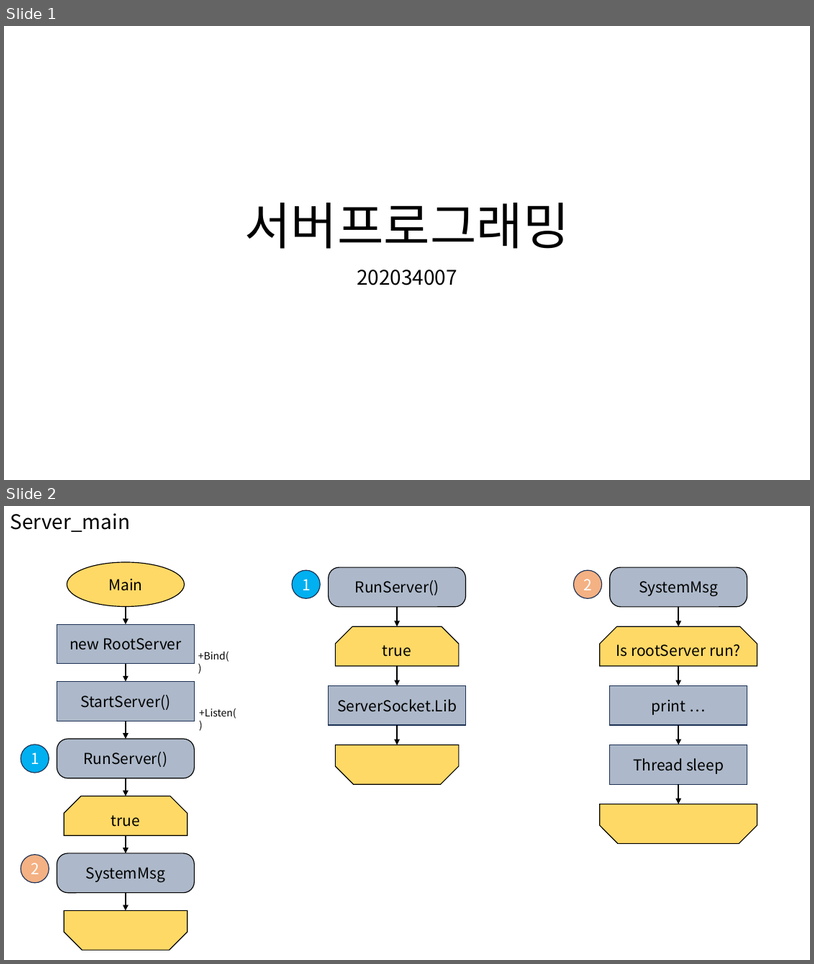
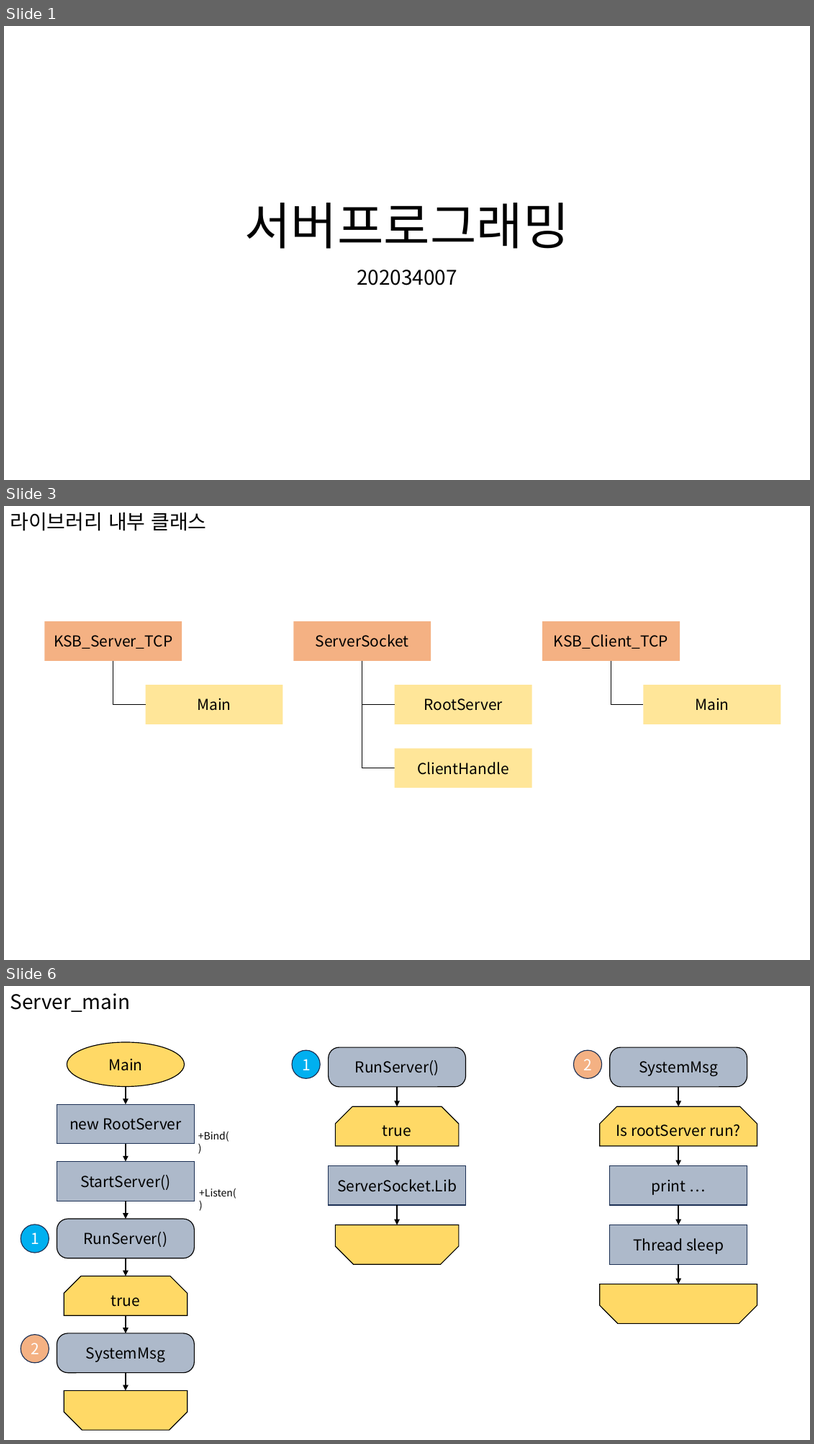
Before and after one commit to rlatjrqja/Server3, a slide deck: 서버프로그래밍.pptx. Shown one above the other, each under a label of ours: slides 1 and 2 before the commit, slides 1, 3 and 6 after it; the slides between them are not shown. The pictures are 814x964 and 814x1444 pixels, drawn with LibreOffice and Linux fonts; fonts in the diff are those of the drawing. Boxes give left, top, right and bottom in pixels: in the first picture for what was removed or moved away, otherwise in the second. Text is boxed around its words. In the diff, an @@ line names an element or a change of style, - is before the commit and + after.

```diff
--- a/서버프로그래밍.pptx
+++ b/서버프로그래밍.pptx
@@ slide 3 added at [4,506,810,960], background #FFFFFF @@
@@ title added at [10,512,206,531], 24 pt, text #000000 @@
+라이브러리 내부 클래스
@@ rectangle added at [44,621,182,661], fill #F4B183, 18 pt, text #000000 @@
+KSB_Server_TCP
@@ rectangle added at [293,621,431,661], fill #F4B183, 18 pt, text #000000 @@
+ServerSocket
@@ rectangle added at [543,621,680,661], fill #F4B183, 18 pt, text #000000 @@
+KSB_Client_TCP
@@ elbow line added from (113, 661) to (146, 705), #000000 0.5 pt @@
@@ elbow line added from (363, 661) to (395, 705), #000000 0.5 pt @@
@@ elbow line added from (363, 661) to (395, 768), #000000 0.5 pt @@
@@ elbow line added from (612, 661) to (644, 705), #000000 0.5 pt @@
@@ rectangle added at [146,685,283,723], fill #FFE699, 18 pt, text #000000 @@
+Main
@@ rectangle added at [395,685,532,723], fill #FFE699, 18 pt, text #000000 @@
+RootServer
@@ rectangle added at [644,685,782,723], fill #FFE699, 18 pt, text #000000 @@
+Main
@@ rectangle added at [395,748,532,788], fill #FFE699, 18 pt, text #000000 @@
+ClientHandle
@@ what was slide 2 is now slide 6 @@
```
Also in this commit, not shown: 1 slide changed, 2 other slides added, 3 slides removed.
